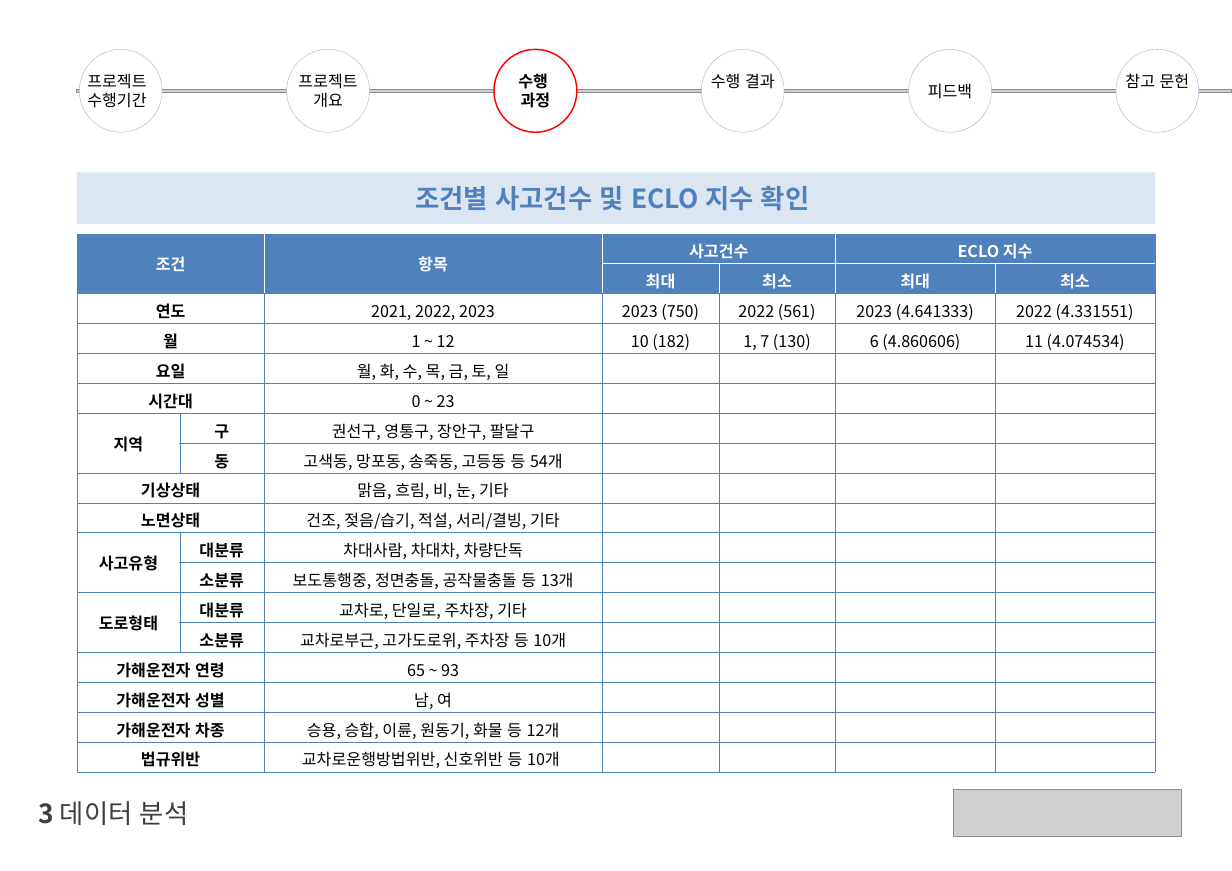
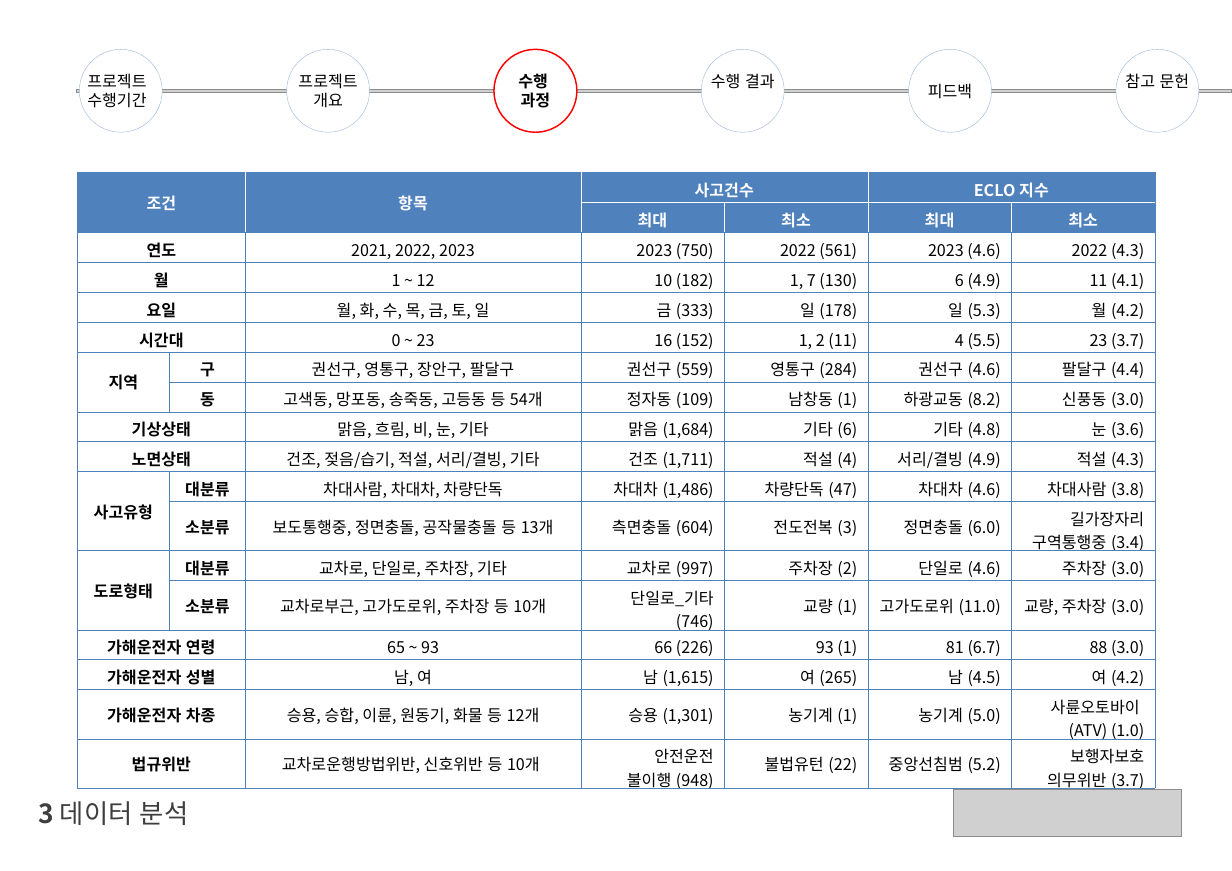
Before and after one commit to leehj112/2024_Accident_Project, a slide deck: slide 11 of SeJeong/노인 교통사고 감소를 위한_3.수행과정.pptx. Drawn at 1232x871 pixels with LibreOffice and Linux fonts; fonts in the diff are those of the drawing; grey boxes stand for pictures. Boxes give left, top, right and bottom in pixels: in the first picture for what was removed or moved away, otherwise in the second. Text is boxed around its words. In the diff, an @@ line names an element or a change of style, - is before the commit and + after.

```diff
--- a/SeJeong/노인 교통사고 감소를 위한_3.수행과정.pptx
+++ b/SeJeong/노인 교통사고 감소를 위한_3.수행과정.pptx
@@ table at box(77, 173, 1153, 794) @@
-row 3, column 6: 2023 (4.641333)
+row 3, column 6: 2023 (4.6)
-row 3, column 7: 2022 (4.331551)
+row 3, column 7: 2022 (4.3)
-row 4, column 6: 6 (4.860606)
+row 4, column 6: 6 (4.9)
-row 4, column 7: 11 (4.074534)
+row 4, column 7: 11 (4.1)
-row 5: 요일 |  | 월, 화, 수, 목, 금, 토, 일 |  |  |  | 
+row 5: 요일 |  | 월, 화, 수, 목, 금, 토, 일 | 금 (333) | 일 (178) | 일 (5.3) | 월 (4.2)
-row 6: 시간대 |  | 0 ~ 23 |  |  |  | 
+row 6: 시간대 |  | 0 ~ 23 | 16 (152) | 1, 2 (11) | 4 (5.5) | 23 (3.7)
-row 7: 지역 | 구 | 권선구, 영통구, 장안구, 팔달구 |  |  |  | 
+row 7: 지역 | 구 | 권선구, 영통구, 장안구, 팔달구 | 권선구 (559) | 영통구 (284) | 권선구 (4.6) | 팔달구 (4.4)
-row 8:  | 동 | 고색동, 망포동, 송죽동, 고등동 등 54개 |  |  |  | 
+row 8:  | 동 | 고색동, 망포동, 송죽동, 고등동 등 54개 | 정자동 (109) | 남창동 (1) | 하광교동 (8.2) | 신풍동 (3.0)
-row 9: 기상상태 |  | 맑음, 흐림, 비, 눈, 기타 |  |  |  | 
+row 9: 기상상태 |  | 맑음, 흐림, 비, 눈, 기타 | 맑음 (1,684) | 기타 (6) | 기타 (4.8) | 눈 (3.6)
-row 10: 노면상태 |  | 건조, 젖음/습기, 적설, 서리/결빙, 기타 |  |  |  | 
+row 10: 노면상태 |  | 건조, 젖음/습기, 적설, 서리/결빙, 기타 | 건조 (1,711) | 적설 (4) | 서리/결빙 (4.9) | 적설 (4.3)
-row 11: 사고유형 | 대분류 | 차대사람, 차대차, 차량단독 |  |  |  | 
+row 11: 사고유형 | 대분류 | 차대사람, 차대차, 차량단독 | 차대차 (1,486) | 차량단독 (47) | 차대차 (4.6) | 차대사람 (3.8)
-row 12:  | 소분류 | 보도통행중, 정면충돌, 공작물충돌 등 13개 |  |  |  | 
+row 12:  | 소분류 | 보도통행중, 정면충돌, 공작물충돌 등 13개 | 측면충돌 (604) | 전도전복 (3) | 정면충돌 (6.0) | 길가장자리 / 구역통행중 (3.4)
-row 13: 도로형태 | 대분류 | 교차로, 단일로, 주차장, 기타 |  |  |  | 
+row 13: 도로형태 | 대분류 | 교차로, 단일로, 주차장, 기타 | 교차로 (997) | 주차장 (2) | 단일로 (4.6) | 주차장 (3.0)
-row 14:  | 소분류 | 교차로부근, 고가도로위, 주차장 등 10개 |  |  |  | 
+row 14:  | 소분류 | 교차로부근, 고가도로위, 주차장 등 10개 | 단일로_기타 (746) | 교량 (1) | 고가도로위 (11.0) | 교량, 주차장 (3.0)
-row 15: 가해운전자 연령 |  | 65 ~ 93 |  |  |  | 
+row 15: 가해운전자 연령 |  | 65 ~ 93 | 66 (226) | 93 (1) | 81 (6.7) | 88 (3.0)
-row 16: 가해운전자 성별 |  | 남, 여 |  |  |  | 
+row 16: 가해운전자 성별 |  | 남, 여 | 남 (1,615) | 여 (265) | 남 (4.5) | 여 (4.2)
-row 17: 가해운전자 차종 |  | 승용, 승합, 이륜, 원동기, 화물 등 12개 |  |  |  | 
+row 17: 가해운전자 차종 |  | 승용, 승합, 이륜, 원동기, 화물 등 12개 | 승용 (1,301) | 농기계 (1) | 농기계 (5.0) | 사륜오토바이 / (ATV) (1.0)
-row 18: 법규위반 |  | 교차로운행방법위반, 신호위반 등 10개 |  |  |  | 
+row 18: 법규위반 |  | 교차로운행방법위반, 신호위반 등 10개 | 안전운전 / 불이행 (948) | 불법유턴 (22) | 중앙선침범 (5.2) | 보행자보호 / 의무위반 (3.7)
@@ alignment centre to right @@
@@ table: place and size @@
-table at box(77, 234, 1155, 772)
+table at box(77, 173, 1153, 794)
@@ rectangle removed at box(77, 173, 1155, 224) @@
-조건별 사고건수 및 ECLO 지수 확인
```
Also in this commit, not shown: 4 other slides changed, 1 slide added.
